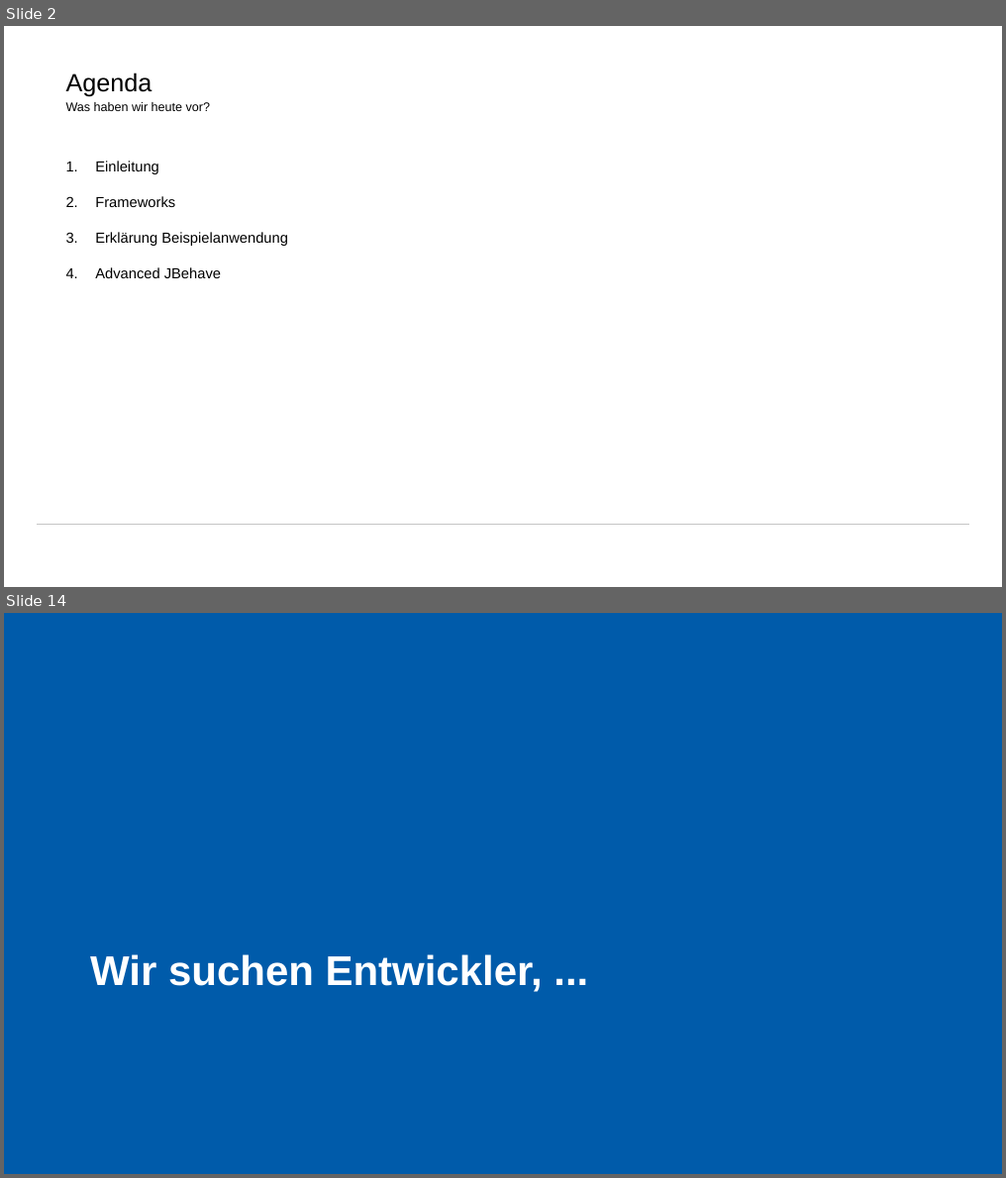
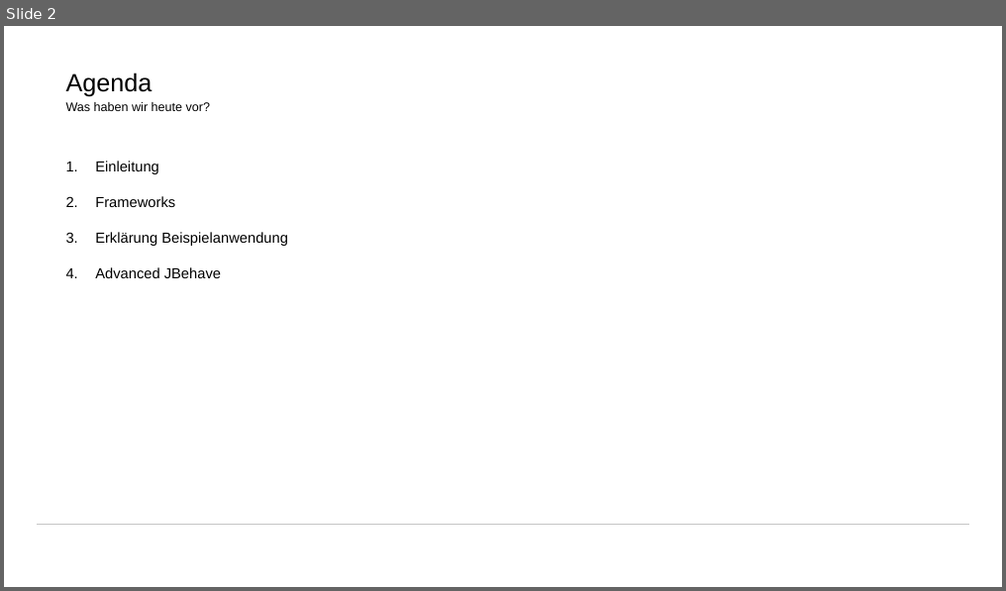
Before and after one commit to wolffj1995/AdvancedBDD, a slide deck: AdvancedBdd.pptx. Shown one above the other, each under a label of ours: slides 2 and 14 before the commit, slide 2 after it; the slides between them are not shown. The pictures are 1006x1178 and 1006x591 pixels, drawn with LibreOffice and Linux fonts; fonts in the diff are those of the drawing; background and template pictures are left out. Boxes give left, top, right and bottom in pixels: in the first picture for what was removed or moved away, otherwise in the second. Text is boxed around its words. In the diff, an @@ line names an element or a change of style, - is before the commit and + after.

```diff
--- a/AdvancedBdd.pptx
+++ b/AdvancedBdd.pptx
@@ slide 14 removed at <box>4,613,1002,1174</box>, background #005BAA @@
@@ title removed at <box>90,955,543,992</box> @@
-Wir suchen Entwickler, ...
```
Also in this commit, not shown: 10 slides changed, 1 other slide removed, 6 other files.
